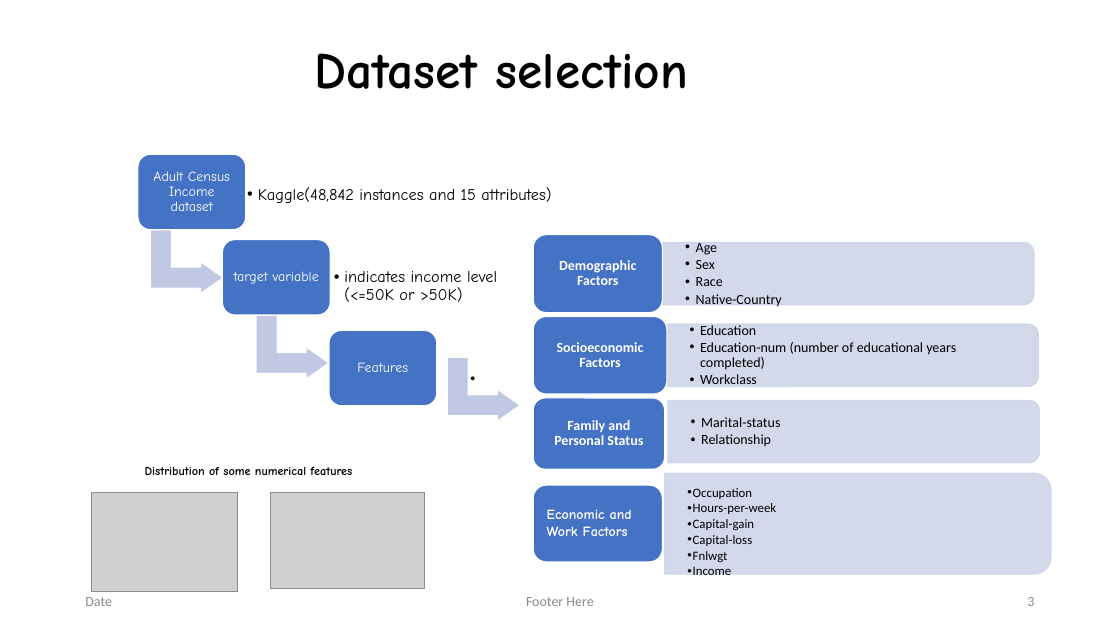
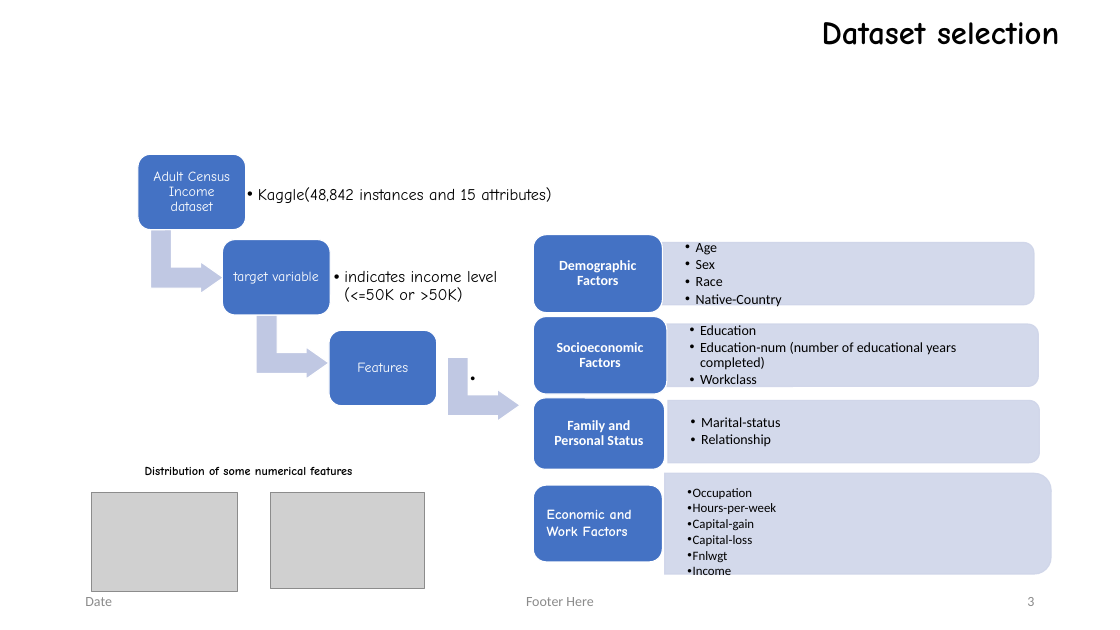
Before and after one commit to dinaomidvartehrani/Adult-Census-Income-Analysis, a slide deck: slide 3 of Presentation.pptx. Drawn at 1120x630 pixels with LibreOffice and Linux fonts; fonts in the diff are those of the drawing; grey boxes stand for pictures; background and template pictures are left out. Boxes give left, top, right and bottom in pixels: in the first picture for what was removed or moved away, otherwise in the second. Text is boxed around its words. In the diff, an @@ line names an element or a change of style, - is before the commit and + after.

```diff
--- a/Presentation.pptx
+++ b/Presentation.pptx
@@ title "Dataset selection" moved from (x1=314, y1=53, x2=688, y2=89) to (x1=822, y1=22, x2=1059, y2=45) @@
@@ title "Dataset selection" at (x1=822, y1=22, x2=1059, y2=45): size 44 to 28 pt @@
```
Also in this commit, not shown: 5 other slides changed.
